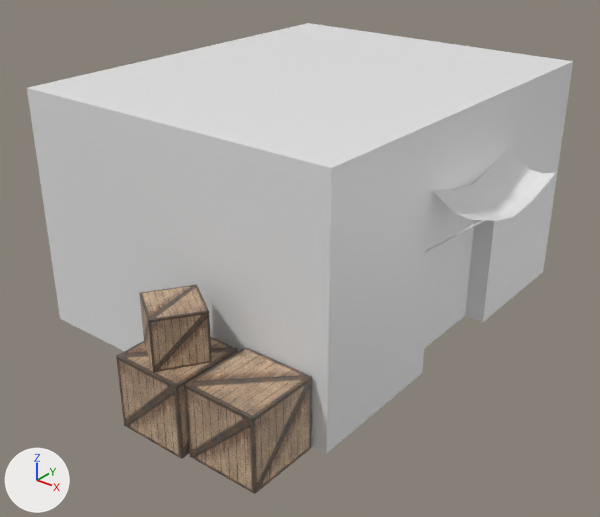
The OBJ model public/models/shed/shed.obj: old version first, new version second.
Both versions are drawn from a camera (50 mm lens) standing at (7.59, -9.23, 6.26) and looking at (0.93, -0.91, 1.1). Lighting does not change. The marker at lower left points along +X, +Y and +Z. The picture after the commit comes second. Where no turn or scale is listed for an object, it has been applied to the vertices.

The older version as bpy lines, for what is in view:
```python
me_crate_001_cube_002 = bpy.data.meshes.new('Crate.001_Cube.002')
me_crate_001_cube_002.from_pydata(...)  # 8 vertices, 5 faces; spans x 0.755..1.755, y -4.12..-3.12, z 0.0..1.0
me_crate_001_cube_002.materials.append(mat_material_001)  # picture img_crate_bmp
me_crate_002_cube_003 = bpy.data.meshes.new('Crate.002_Cube.003')
me_crate_002_cube_003.from_pydata(...)  # 8 vertices, 5 faces; spans x 0.787..1.724, y -4.088..-3.151, z 1.0..1.676
me_crate_002_cube_003.materials.append(mat_material_001)  # picture img_crate_bmp
me_crate_cube_001 = bpy.data.meshes.new('Crate_Cube.001')
me_crate_cube_001.from_pydata(...)  # 8 vertices, 5 faces; spans x 1.802..2.802, y -4.033..-3.033, z 0.0..1.0
me_crate_cube_001.materials.append(mat_material_001)  # picture img_crate_bmp
me_house_cube = bpy.data.meshes.new('House_Cube')
me_house_cube.from_pydata(...)  # 75 vertices, 52 faces; spans x -2.0..3.73, y -3.0..3.0, z 0.0..3.5
me_house_cube.materials.append(mat_material)  # its picture is missing
ob_crate_001_cube_002 = bpy.data.objects.new('Crate.001_Cube.002', me_crate_001_cube_002)
ob_crate_001_cube_002.location = (0.0, 0.0, 0.0)
ob_crate_002_cube_003 = bpy.data.objects.new('Crate.002_Cube.003', me_crate_002_cube_003)
ob_crate_002_cube_003.location = (0.0, 0.0, 0.0)
ob_crate_cube_001 = bpy.data.objects.new('Crate_Cube.001', me_crate_cube_001)
ob_crate_cube_001.location = (0.0, 0.0, 0.0)
ob_house_cube = bpy.data.objects.new('House_Cube', me_house_cube)
ob_house_cube.location = (0.0, 0.0, 0.0)
```
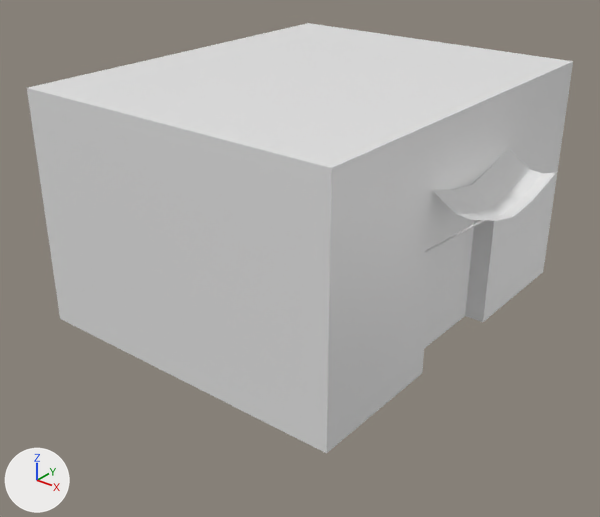
Where the change shows, as pixel boxes [x1, y1, x2, y2] in the pictures (600 x 517 px):
```json
{"object": "Crate_Cube.001", "change": "deleted", "before": [185, 347, 312, 494], "on screen": "brown"}
{"object": "Crate.001_Cube.002", "change": "deleted", "before": [116, 336, 238, 459], "on screen": "brown"}
{"object": "Crate.002_Cube.003", "change": "deleted", "before": [139, 284, 212, 372], "on screen": "brown"}
```

The change, as JSON lines over the scene's bpy script:
```json
{"op": "remove", "block": "ob_crate_001_cube_002", "code": ["ob_crate_001_cube_002 = bpy.data.objects.new('Crate.001_Cube.002', me_crate_001_cube_002)", "ob_crate_001_cube_002.location = (0.0, 0.0, 0.0)"]}
{"op": "remove", "block": "ob_crate_002_cube_003", "code": ["ob_crate_002_cube_003 = bpy.data.objects.new('Crate.002_Cube.003', me_crate_002_cube_003)", "ob_crate_002_cube_003.location = (0.0, 0.0, 0.0)"]}
{"op": "remove", "block": "ob_crate_cube_001", "code": ["ob_crate_cube_001 = bpy.data.objects.new('Crate_Cube.001', me_crate_cube_001)", "ob_crate_cube_001.location = (0.0, 0.0, 0.0)"]}
```
